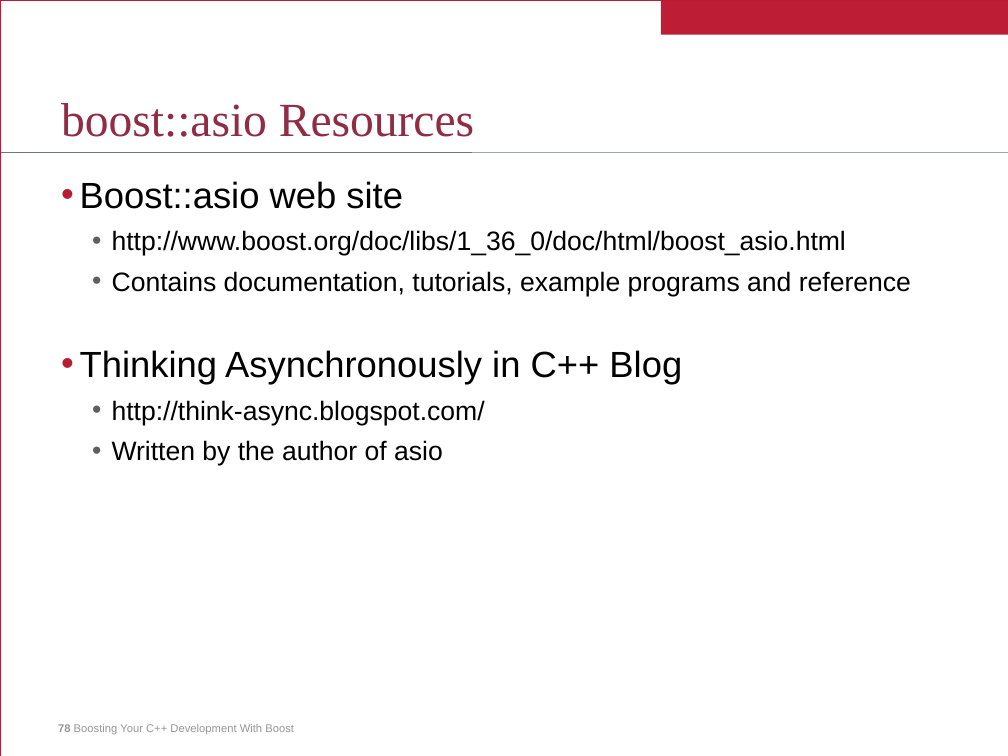
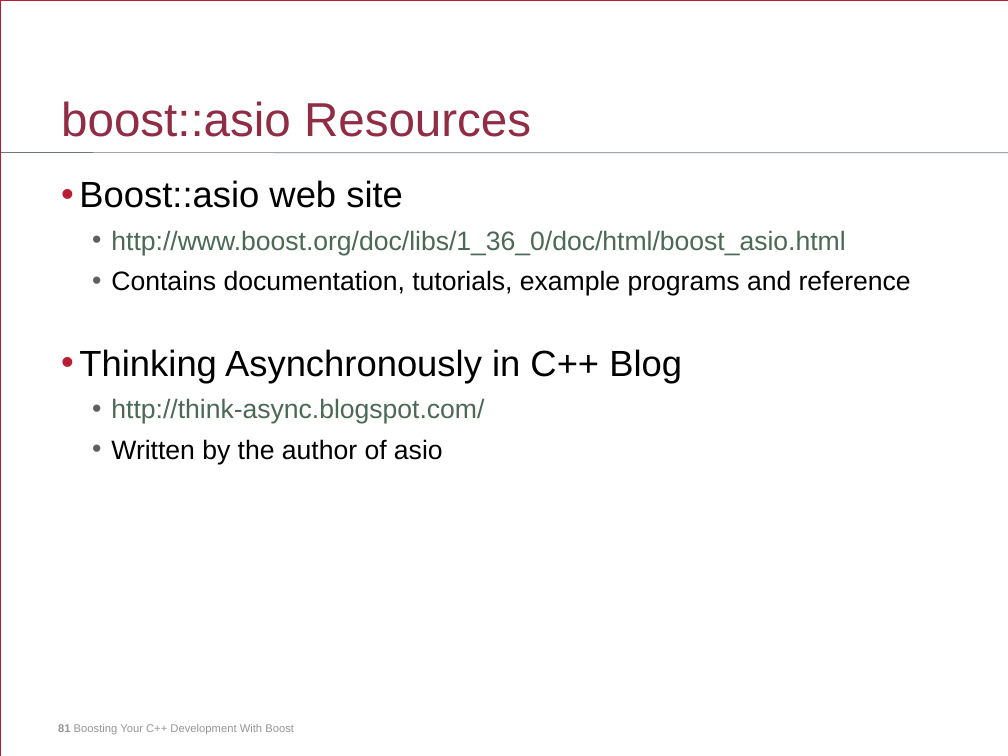
Before and after one commit to jurberg/boost-presentation, a slide deck: slide 81 of boost-presentation.ppt (slide 78 before the commit). Drawn at 1008x756 pixels with LibreOffice and Linux fonts; fonts in the diff are those of the drawing. Boxes give left, top, right and bottom in pixels: in the first picture for what was removed or moved away, otherwise in the second. Text is boxed around its words. In the diff, an @@ line names an element or a change of style, - is before the commit and + after.

```diff
--- a/boost-presentation.ppt
+++ b/boost-presentation.ppt
@@ rectangle removed at box(661, 0, 1008, 34) @@
@@ title "boost::asio Resources" at box(61, 101, 531, 137): font Times New Roman to Arial; line spacing 35pt to 34.9pt @@
@@ text "Boost::asio web site" at box(79, 180, 911, 464): text colour #000000 to #4C6956 in "http://www.boost.org/doc/libs/1_36_0/doc/html/boost_asio.htm ...", "http://think-async.blogspot.com/"; line spacing 27pt to 26.9pt; line spacing 22pt to 21.9pt @@
@@ text at box(58, 724, 294, 734): text changed @@
-78 Boosting Your C++ Development With Boost
+81 Boosting Your C++ Development With Boost
```
Also in this commit, not shown: 74 other slides changed, 8 slides added, 5 slides removed, 1 other file.
